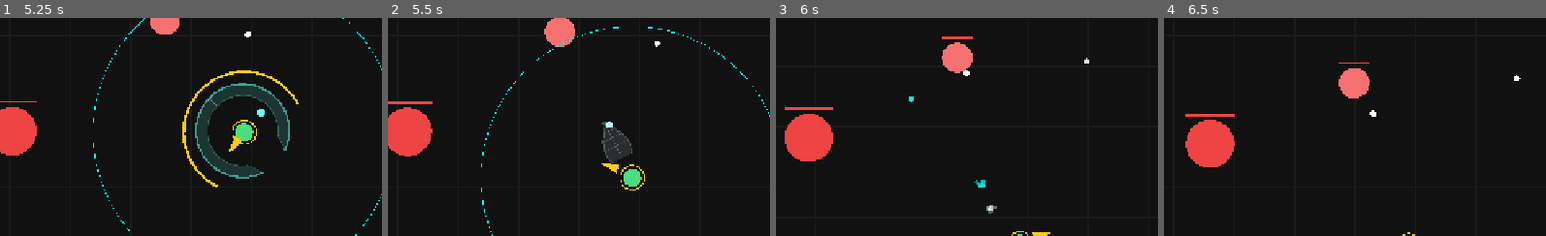
Above: before the commit, frames 1-4 (left to right).
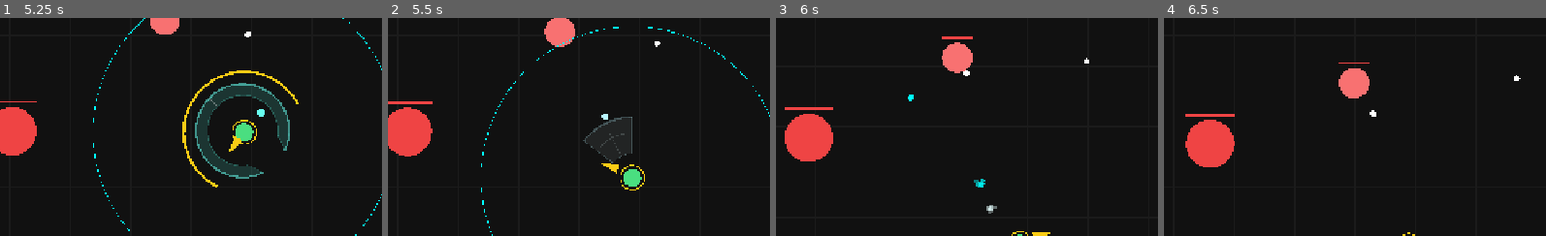
Above: after the commit, the same moments.

Repository: nwueditorfan007-coder/SwordCultivator
Game: Godot game, scene res://scenes/main/Main.tscn
Same seed, same stepped clock (60 frames per second), same inputs: the game is played once before the commit and once after it.
Inputs (mouse positions are % of the whole screen's width and height, from its top left):
- Up to frame 1 (5.25 s): tap Enter at 0.5 s; move the mouse to (72, 45) at 0.52 s; hold D (move_right) 0.53-1.25 s; hold Space (absorb) 0.53-1.25 s; click (72, 45) at 0.67 s; drag from (29, 55) to (44, 70) at 1.27 s; move the mouse to (59, 28) at 2.02 s; hold D (move_right) 2.03-2.75 s; hold Space (absorb) 2.03-2.75 s; click (59, 28) at 2.1 s; drag from (44, 70) to (19, 35) at 2.77 s; move the mouse to (80, 65) at 3.52 s; hold A (move_left) 3.53-4.25 s; hold Space (absorb) 3.53-4.25 s; tap Q (ultimate) at 3.6 s; drag from (19, 35) to (34, 25) at 4.27 s; move the mouse to (54, 50) at 5.02 s; hold S (move_down) from 5.03 s (still down); hold Space (absorb) from 5.03 s (still down); tap 2 at 5.1 s; click (54, 50) at 5.17 s
- Up to frame 2 (5.5 s): keep holding S (move_down); keep holding Space (absorb)
- Up to frame 3 (6 s): release S (move_down) at 5.75 s; release Space (absorb) at 5.75 s; drag from (34, 25) to (29, 55) at 5.77 s
- Up to frame 4 (6.5 s): no input
The pictures show only the part of the screen within x 28-78%, y 34-84%; the shares and areas given below are measured in that part.

Frame 1 is identical in both runs. In frame 2, 0.5% of the frame differs, in the area x 51-64%, y 44-66%; in frame 3, less than 0.1%; in frame 4, nothing differs.

Commit message:
Refine fan preconverge morph timing

Diff:
--- a/scripts/system/sword_array_controller.gd
+++ b/scripts/system/sword_array_controller.gd
@@ -6,6 +6,12 @@
 const CONVERGE_SAMPLE_ANGLE_RATIOS := [1.0, 0.88, 0.68, 0.42, 0.2, 0.06, 0.0]
 const SPEAR_SAMPLE_FORWARD_RATIOS := [0.0, 0.12, 0.28, 0.48, 0.7, 0.88, 1.0]
 const SPEAR_BONUS_WIDTH_SCALES := [0.0, 0.42, 0.9, 1.0, 0.48, 0.12, 0.0]
+const FAN_DOMINANT_SPEAR_PROGRESS_AT_FAN_END := 0.22
+const FAN_PRECONVERGE_ARC_SCALE := 0.9
+const FAN_PRECONVERGE_OUTER_SCALE := 1.03
+const FAN_PRECONVERGE_INNER_SCALE := 0.96
+const FAN_SPEAR_BLEND_BEFORE := 18.0
+const FAN_SPEAR_BLEND_AFTER := 24.0
 
 
 static func get_mode(main: Node) -> String:
@@ -19,14 +25,13 @@
 
 static func get_slot_position(main: Node, state_source, slot_index: int, slot_count: int, formation_ratio := 1.0) -> Vector2:
 	var morph_state: Dictionary = _resolve_morph_state(main, state_source)
-	if _should_use_converging_pierce_geometry(morph_state):
-		return _get_fan_to_pierce_slot_position(
-			main,
-			slot_index,
-			slot_count,
-			formation_ratio,
-			_get_continuous_pierce_progress(morph_state)
-		)
+	var converging_preview: Dictionary = _get_active_fan_pierce_preview(main, morph_state, formation_ratio)
+	if not converging_preview.is_empty():
+		match converging_preview["type"]:
+			SwordArrayConfig.MODE_FAN:
+				return _get_fan_slot_position_from_preview(main, converging_preview, slot_index, slot_count)
+			"spear":
+				return _get_spear_slot_position_from_preview(main, converging_preview, slot_index, slot_count)
 	var from_mode: String = morph_state["visual_from_mode"]
 	var to_mode: String = morph_state["visual_to_mode"]
 	if from_mode == to_mode:
@@ -151,8 +156,32 @@
 	return preview["center"] + Vector2.RIGHT.rotated(preview["angle"] + angle_factor * layer_arc * 0.5) * layer_radius
 
 
+static func _get_fan_preconverge_slot_position(main: Node, slot_index: int, slot_count: int, formation_ratio: float, progress: float) -> Vector2:
+	var preview: Dictionary = _get_fan_preconverge_preview(main, formation_ratio, progress)
+	return _get_fan_slot_position_from_preview(main, preview, slot_index, slot_count)
+
+
+static func _get_fan_slot_position_from_preview(main: Node, preview: Dictionary, slot_index: int, slot_count: int) -> Vector2:
+	var clamped_count: int = maxi(slot_count, 1)
+	var fan_profile: Dictionary = SwordArrayConfig.get_profile(SwordArrayConfig.MODE_FAN)
+	var fan_layer_count: int = mini(int(fan_profile.get("depth_layers", 3)), clamped_count)
+	var fan_layer_counts: Array = _build_fan_layer_counts(clamped_count, fan_layer_count)
+	var fan_slot: Dictionary = _locate_fan_slot(slot_index, fan_layer_counts)
+	var layer_ratio: float = 1.0
+	if fan_layer_count > 1:
+		layer_ratio = float(fan_slot["layer"]) / float(fan_layer_count - 1)
+	var layer_radius: float = lerpf(preview["inner_radius"], preview["outer_radius"], layer_ratio)
+	var layer_arc: float = preview["arc"] * lerpf(0.52, 1.0, layer_ratio)
+	var angle_factor: float = _get_fan_layout_angle_factor(fan_slot["index"], fan_slot["count"])
+	return main.player["pos"] + Vector2.RIGHT.rotated(preview["angle"] + angle_factor * layer_arc * 0.5) * layer_radius
+
+
 static func _get_fan_to_pierce_slot_position(main: Node, slot_index: int, slot_count: int, formation_ratio: float, blend: float) -> Vector2:
 	var preview: Dictionary = _get_fan_to_pierce_preview(main, formation_ratio, blend)
+	return _get_spear_slot_position_from_preview(main, preview, slot_index, slot_count)
+
+
+static func _get_spear_slot_position_from_preview(main: Node, preview: Dictionary, slot_index: int, slot_count: int) -> Vector2:
 	var clamped_count: int = maxi(slot_count, 1)
 	var row_weights: Array = _get_diamond_row_weights(mini(clamped_count, 5))
 	var row_counts: Array = _build_weighted_counts(clamped_count, row_weights)
@@ -178,6 +207,10 @@
 	match preview["type"]:
 		"crescent":
 			return _get_crescent_fire_target(main, preview, fire_index, bullet_pos, volley_count, burst_step)
+		SwordArrayConfig.MODE_FAN:
+			if preview.get("is_preconverge", false):
+				return _get_fan_fire_target_from_preview(main, preview, fire_index, bullet_pos, volley_count, burst_step)
+			return _get_mode_fire_target(main, preview["type"], fire_index, bullet_pos, volley_count, burst_step, total_count)
 		"spear":
 			return _get_spear_fire_target(main, preview, fire_index, bullet_pos, volley_count, burst_step)
 		_:
@@ -228,6 +261,16 @@
 	return preview["center"] + fire_dir.normalized() * (preview["outer_radius"] + 180.0)
 
 
+static func _get_fan_fire_target_from_preview(main: Node, preview: Dictionary, fire_index: int, bullet_pos: Vector2, volley_count := -1, burst_step := 0) -> Vector2:
+	var fire_count: int = maxi(volley_count if volley_count > 0 else SwordArrayConfig.get_profile(SwordArrayConfig.MODE_FAN)["slot_count"], 1)
+	var angle_factor: float = _get_fan_fire_angle_factor(SwordArrayConfig.MODE_FAN, fire_index, fire_count, burst_step)
+	var fire_angle: float = preview["angle"] + angle_factor * preview["arc"] * 0.5
+	var fire_dir: Vector2 = bullet_pos - main.player["pos"]
+	if fire_dir.is_zero_approx():
+		fire_dir = Vector2.RIGHT.rotated(fire_angle)
+	return main.player["pos"] + fire_dir.normalized() * (preview["outer_radius"] + 180.0)
+
+
 static func _get_spear_fire_target(main: Node, preview: Dictionary, fire_index: int, bullet_pos: Vector2, volley_count := -1, burst_step := 0) -> Vector2:
 	var fire_count: int = maxi(volley_count if volley_count > 0 else SwordArrayConfig.get_profile(SwordArrayConfig.MODE_FAN)["slot_count"], 1)
 	var lateral_factor: float = _get_fan_fire_angle_factor(SwordArrayConfig.MODE_FAN, fire_index, fire_count, burst_step)
@@ -244,8 +287,9 @@
 
 static func get_preview_data(main: Node, state_source, formation_ratio := 1.0) -> Dictionary:
 	var morph_state: Dictionary = _resolve_morph_state(main, state_source)
-	if _should_use_converging_pierce_geometry(morph_state):
-		return _get_fan_to_pierce_preview(main, formation_ratio, _get_continuous_pierce_progress(morph_state))
+	var converging_preview: Dictionary = _get_active_fan_pierce_preview(main, morph_state, formation_ratio)
+	if not converging_preview.is_empty():
+		return converging_preview
 	match [morph_state["visual_from_mode"], morph_state["visual_to_mode"]]:
 		[SwordArrayConfig.MODE_RING, SwordArrayConfig.MODE_FAN]:
 			return _get_ring_to_fan_preview(main, formation_ratio, morph_state["visual_blend"])
@@ -295,6 +339,31 @@
 			}
 
 
+static func _get_fan_preconverge_preview(main: Node, formation_ratio: float, progress: float) -> Dictionary:
+	var base_preview: Dictionary = _get_mode_preview_data(main, SwordArrayConfig.MODE_FAN, formation_ratio)
+	var shaped_progress: float = _smoothstep_local(progress)
+	return {
+		"type": SwordArrayConfig.MODE_FAN,
+		"is_preconverge": true,
+		"angle": base_preview["angle"],
+		"arc": lerpf(base_preview["arc"], base_preview["arc"] * FAN_PRECONVERGE_ARC_SCALE, shaped_progress),
+		"inner_radius": lerpf(base_preview["inner_radius"], base_preview["inner_radius"] * FAN_PRECONVERGE_INNER_SCALE, shaped_progress),
+		"outer_radius": lerpf(base_preview["outer_radius"], base_preview["outer_radius"] * FAN_PRECONVERGE_OUTER_SCALE, shaped_progress),
+	}
+
+
+static func _get_active_fan_pierce_preview(main: Node, morph_state: Dictionary, formation_ratio: float) -> Dictionary:
+	var fan_blend_weight: float = _get_fan_spear_blend_weight(morph_state)
+	if fan_blend_weight >= 0.0:
+		return _get_fan_spear_blend_preview(main, morph_state, formation_ratio, fan_blend_weight)
+	var fan_preconverge_progress: float = _get_fan_preconverge_progress(morph_state)
+	if fan_preconverge_progress >= 0.0:
+		return _get_fan_preconverge_preview(main, formation_ratio, fan_preconverge_progress)
+	if _should_use_converging_pierce_geometry(morph_state):
+		return _get_fan_to_pierce_preview(main, formation_ratio, _get_continuous_pierce_progress(morph_state))
+	return {}
+
+
 static func _get_ring_to_fan_preview(main: Node, formation_ratio: float, blend: float) -> Dictionary:
 	var aim_vector: Vector2 = _get_aim_vector(main)
 	var ring_preview: Dictionary = _get_mode_preview_data(main, SwordArrayConfig.MODE_RING, formation_ratio)
@@ -319,11 +388,14 @@
 static func _get_fan_to_pierce_preview(main: Node, formation_ratio: float, blend: float) -> Dictionary:
 	var aim_vector: Vector2 = _get_aim_vector(main)
 	var side_vector: Vector2 = aim_vector.rotated(PI * 0.5)
-	var fan_preview: Dictionary = _get_mode_preview_data(main, SwordArrayConfig.MODE_FAN, formation_ratio)
+	var fan_preview: Dictionary = _get_fan_preconverge_preview(main, formation_ratio, 1.0)
 	var pierce_preview: Dictionary = _get_mode_preview_data(main, SwordArrayConfig.MODE_PIERCE, formation_ratio)
 	var section_count: int = CONVERGE_SAMPLE_RADIUS_RATIOS.size()
-	var shape_progress: float = _smoothstep_local(blend)
-	var bonus_strength: float = get_transition_shape_weight(blend)
+	var shape_progress: float = blend
+	var shoulder_progress: float = _smoothstep_local(
+		inverse_lerp(FAN_DOMINANT_SPEAR_PROGRESS_AT_FAN_END, 0.82, blend)
+	)
+	var bonus_strength: float = get_transition_shape_weight(shoulder_progress)
 	var pierce_start_offset: float = main.player["pos"].distance_to(pierce_preview["start"])
 	var pierce_tip_offset: float = main.player["pos"].distance_to(pierce_preview["tip"])
 	var pierce_tail_width: float = maxf(pierce_preview["wedge_width"], pierce_preview["half_width"] * 1.35)
@@ -389,6 +461,88 @@
 	}
 
 
+static func _get_fan_spear_blend_preview(main: Node, morph_state: Dictionary, formation_ratio: float, blend_weight: float) -> Dictionary:
+	var fan_preview: Dictionary = _get_fan_preconverge_preview(
+		main,
+		formation_ratio,
+		clampf(_get_fan_preconverge_progress(morph_state), 0.0, 1.0)
+	)
+	var spear_preview: Dictionary = _get_fan_to_pierce_preview(
+		main,
+		formation_ratio,
+		clampf(_get_continuous_pierce_progress(morph_state), 0.0, 1.0)
+	)
+	var fan_sections: Array = _build_fan_sections(main, fan_preview)
+	var section_count: int = mini(fan_sections.size(), spear_preview["sections"].size())
+	var left_outline: Array = []
+	var right_outline: Array = []
+	var sections: Array = []
+	var section_index: int = 0
+	while section_index < section_count:
+		var fan_section: Dictionary = fan_sections[section_index]
+		var spear_section: Dictionary = spear_preview["sections"][section_index]
+		var left_point: Vector2 = fan_section["left"].lerp(spear_section["left"], blend_weight)
+		var right_point: Vector2 = fan_section["right"].lerp(spear_section["right"], blend_weight)
+		var center: Vector2 = (left_point + right_point) * 0.5
+		var half_width: float = left_point.distance_to(right_point) * 0.5
+		var forward_offset: float = (center - main.player["pos"]).dot(spear_preview["aim_vector"])
+		sections.append({
+			"ratio": float(section_index) / float(maxi(section_count - 1, 1)),
+			"forward_offset": forward_offset,
+			"half_width": half_width,
+			"center": center,
+			"left": left_point,
+			"right": right_point,
+		})
+		left_outline.append(left_point)
+		right_outline.append(right_point)
+		section_index += 1
+
+	return {
+		"type": "spear",
+		"blend": blend_weight,
+		"aim_vector": spear_preview["aim_vector"],
+		"side_vector": spear_preview["side_vector"],
+		"sections": sections,
+		"left_outline": left_outline,
+		"right_outline": right_outline,
+		"tail": sections.front()["center"],
+		"tip": sections.back()["center"],
+		"start": sections.front()["center"],
+		"end": sections[maxi(sections.size() - 2, 0)]["center"],
+		"tip_radius": lerpf(5.0, spear_preview["tip_radius"], blend_weight),
+	}
+
+
+static func _build_fan_sections(main: Node, preview: Dictionary) -> Array:
+	var aim_vector: Vector2 = Vector2.RIGHT.rotated(preview["angle"])
+	var side_vector: Vector2 = aim_vector.rotated(PI * 0.5)
+	var sections: Array = []
+	var sample_index: int = 0
+	while sample_index < CONVERGE_SAMPLE_RADIUS_RATIOS.size():
+		var radius: float = lerpf(
+			preview["inner_radius"],
+			preview["outer_radius"],
+			CONVERGE_SAMPLE_RADIUS_RATIOS[sample_index]
+		)
+		var half_angle: float = preview["arc"] * 0.5 * CONVERGE_SAMPLE_ANGLE_RATIOS[sample_index]
+		var left_point: Vector2 = main.player["pos"] + Vector2.RIGHT.rotated(preview["angle"] - half_angle) * radius
+		var right_point: Vector2 = main.player["pos"] + Vector2.RIGHT.rotated(preview["angle"] + half_angle) * radius
+		var center: Vector2 = (left_point + right_point) * 0.5
+		var half_width: float = left_point.distance_to(right_point) * 0.5
+		var forward_offset: float = (center - main.player["pos"]).dot(aim_vector)
+		sections.append({
+			"ratio": float(sample_index) / float(maxi(CONVERGE_SAMPLE_RADIUS_RATIOS.size() - 1, 1)),
+			"forward_offset": forward_offset,
+			"half_width": half_width,
+			"center": center,
+			"left": left_point,
+			"right": right_point,
+		})
+		sample_index += 1
+	return sections
+
+
 static func get_fire_interval(main: Node, mode: String) -> float:
 	return SwordArrayConfig.get_profile(mode)["fire_interval"]
 
@@ -587,6 +741,23 @@
 	return _get_continuous_pierce_progress(morph_state) >= 0.0
 
 
+static func _get_fan_preconverge_progress(morph_state: Dictionary) -> float:
+	var distances: Dictionary = SwordArrayConfig.get_morph_distances()
+	var actual_distance: float = clampf(
+		float(morph_state.get("distance_ratio", 0.0)) * distances["fan_to_pierce_end"],
+		0.0,
+		distances["fan_to_pierce_end"]
+	)
+	var fan_end: float = distances["fan_stable_end"] + FAN_SPEAR_BLEND_AFTER
+	if actual_distance < distances["ring_to_fan_end"] or actual_distance > fan_end:
+		return -1.0
+	return clampf(
+		inverse_lerp(distances["ring_to_fan_end"], fan_end, actual_distance),
+		0.0,
+		1.0
+	)
+
+
 static func _get_continuous_pierce_progress(morph_state: Dictionary) -> float:
 	var distances: Dictionary = SwordArrayConfig.get_morph_distances()
 	var actual_distance: float = clampf(
@@ -594,13 +765,30 @@
 		0.0,
 		distances["fan_to_pierce_end"]
 	)
-	if actual_distance < distances["ring_to_fan_end"]:
+	var spear_start: float = distances["fan_stable_end"] - FAN_SPEAR_BLEND_BEFORE
+	if actual_distance < spear_start:
 		return -1.0
-	return clampf(
-		inverse_lerp(distances["ring_to_fan_end"], distances["fan_to_pierce_end"], actual_distance),
+	return lerpf(
 		0.0,
-		1.0
-	)
+		1.0,
+		_smoothstep_local(
+			inverse_lerp(spear_start, distances["fan_to_pierce_end"], actual_distance)
+		)
+	)
+
+
+static func _get_fan_spear_blend_weight(morph_state: Dictionary) -> float:
+	var distances: Dictionary = SwordArrayConfig.get_morph_distances()
+	var actual_distance: float = clampf(
+		float(morph_state.get("distance_ratio", 0.0)) * distances["fan_to_pierce_end"],
+		0.0,
+		distances["fan_to_pierce_end"]
+	)
+	var blend_start: float = distances["fan_stable_end"] - FAN_SPEAR_BLEND_BEFORE
+	var blend_end: float = distances["fan_stable_end"] + FAN_SPEAR_BLEND_AFTER
+	if actual_distance < blend_start or actual_distance > blend_end:
+		return -1.0
+	return _smoothstep_local(inverse_lerp(blend_start, blend_end, actual_distance))
 
 
 static func _sample_spear_preview(preview: Dictionary, ratio: float) -> Dictionary:
Not shown, changed: docs/internal/progress.md
